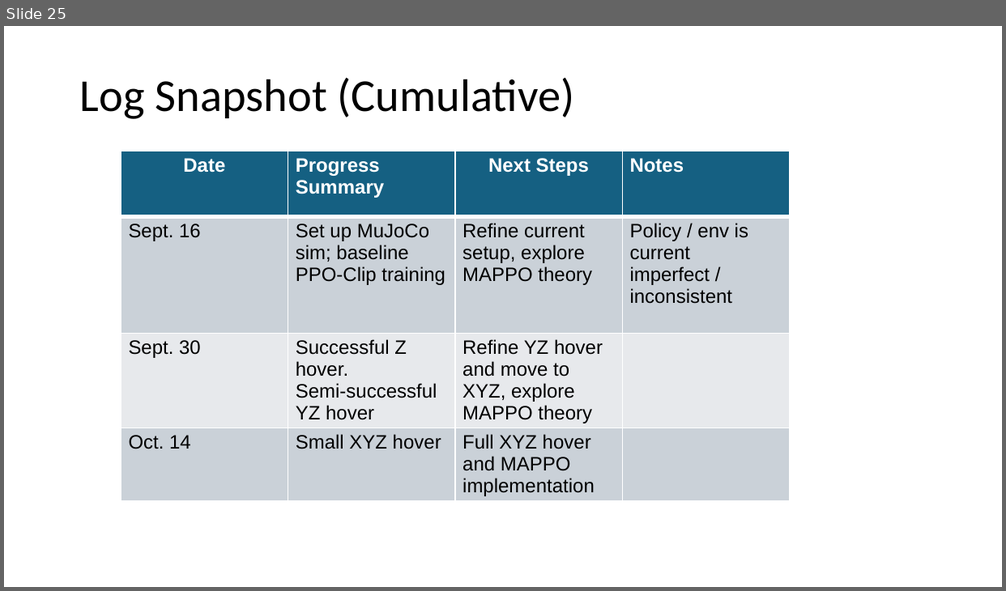
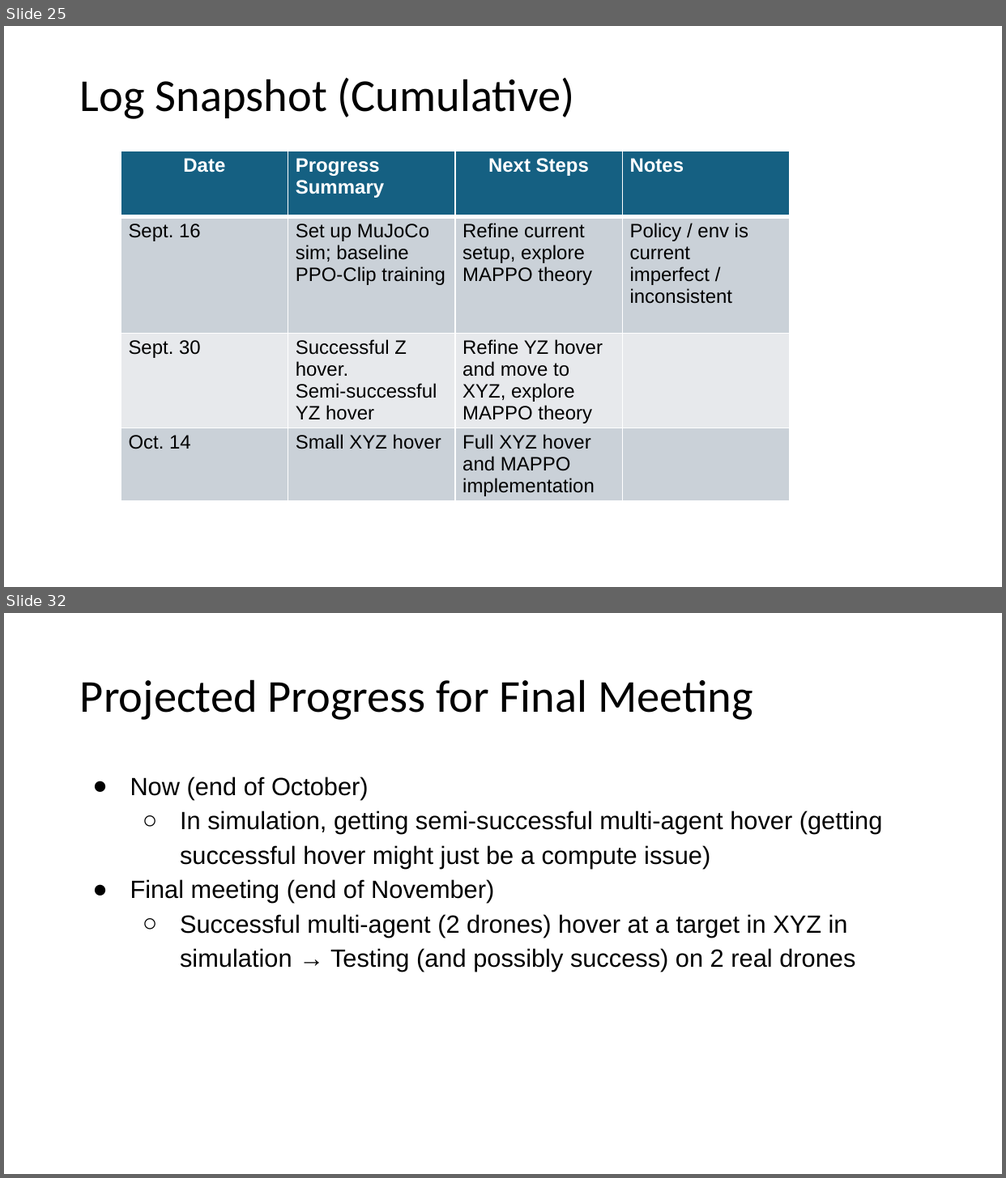
Before and after one commit to shazia-dewan/multi-agentCrazyflieLift, a slide deck: docs/MIRL LAB Honours Project Bi-Weekly Update.pptx. Shown one above the other, each under a label of ours: slide 25 before the commit, slides 25 and 32 after it; the slides between them are not shown. The pictures are 1006x591 and 1006x1178 pixels, drawn with LibreOffice and Linux fonts; fonts in the diff are those of the drawing. Boxes give left, top, right and bottom in pixels: in the first picture for what was removed or moved away, otherwise in the second. Text is boxed around its words. In the diff, an @@ line names an element or a change of style, - is before the commit and + after.

```diff
--- a/docs/MIRL LAB Honours Project Bi-Weekly Update.pptx
+++ b/docs/MIRL LAB Honours Project Bi-Weekly Update.pptx
@@ slide 32 added at [4, 613, 1002, 1174], background #FFFFFF @@
@@ title added at [80, 679, 753, 720], 33 pt, text #000000 @@
+Projected Progress for Final Meeting
@@ text added at [130, 777, 883, 972], 18 pt, text #000000 @@
+● Now (end of October)
+  ○ In simulation, getting semi-successful multi-agent hover (getting successful hover might just be a compute issue)
+● Final meeting (end of November)
+  ○ Successful multi-agent (2 drones) hover at a target in XYZ in simulation → Testing (and possibly success) on 2 real drones
```
Also in this commit, not shown: 10 other slides added, 1 other file.
